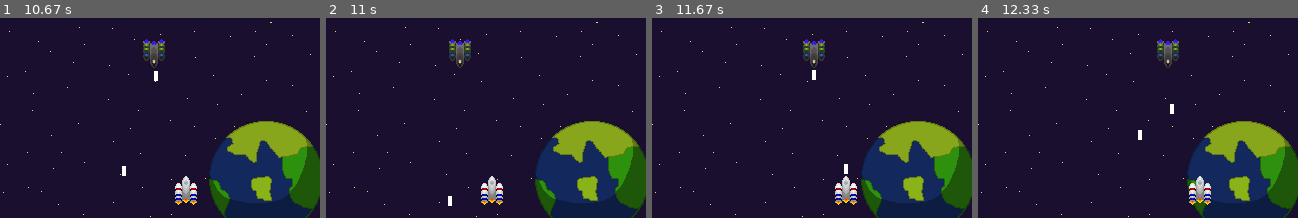
Above: before the commit, frames 1-4 (left to right).
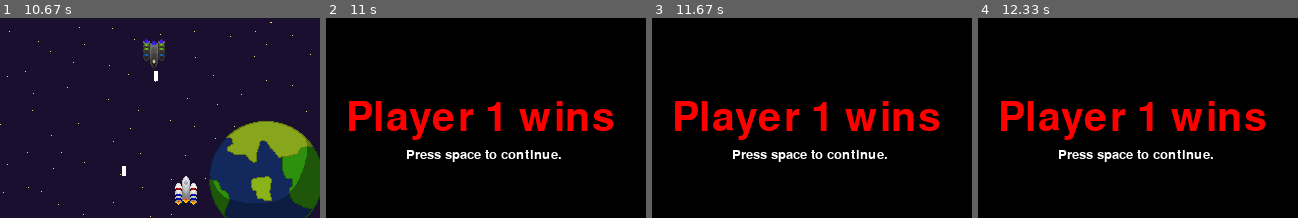
Above: after the commit, the same moments.

Repository: abrsc/M14IntroduccioPython
Game: pygame game, started from Pygame/menu.py
Two runs of this game, one before a commit and one after it. Both use one fixed random seed, a clock stepped at 60 frames per second and the inputs below.
Inputs:
- Up to frame 1 (10.67 s): tap 2 at 0.33 s; hold Left 0.67-1.2 s; hold Left 1.23-1.63 s; hold A 1.23-1.63 s; hold Up 1.67-2.03 s; hold W 1.67-2.03 s; hold Right 2.07-2.7 s; hold D 2.07-2.7 s; hold Left 2.73-3.2 s; hold A 2.73-3.2 s; hold Right 3.23-3.7 s; hold D 3.23-3.7 s; hold Up 3.73-4.03 s; hold W 3.73-4.03 s; hold Right 4.07-4.53 s; hold D 4.07-4.53 s; hold Left 4.57-5.1 s; hold A 4.57-5.1 s; hold Left 5.13-5.53 s; hold A 5.13-5.53 s; hold Up 5.57-5.93 s; hold W 5.57-5.93 s; hold Right 5.97-6.6 s; hold D 5.97-6.6 s; hold Left 6.63-7.1 s; hold A 6.63-7.1 s; hold Right 7.13-7.6 s; hold D 7.13-7.6 s; hold Up 7.63-7.93 s; hold W 7.63-7.93 s; hold Right 7.97-8.43 s; hold D 7.97-8.43 s; hold Left 8.47-9 s; hold A 8.47-9 s; hold Left 9.03-9.43 s; hold A 9.03-9.43 s; hold Up 9.47-9.83 s; hold W 9.47-9.83 s; hold Right 9.87-10.5 s; hold D 9.87-10.5 s; hold Left from 10.53 s (still down); hold A from 10.53 s (still down)
- Up to frame 2 (11 s): keep holding Left; keep holding A
- Up to frame 3 (11.67 s): release Left at 11 s; release A at 11 s; hold Right 11.03-11.5 s; hold D 11.03-11.5 s; hold Up from 11.53 s (still down); hold W from 11.53 s (still down)
- Up to frame 4 (12.33 s): release Up at 11.83 s; release W at 11.83 s; hold Right from 11.87 s (still down); hold D from 11.87 s (still down)

Frame 1 is identical in both runs. In frame 2, 100% of the frame differs, in the area x 0-100%, y 0-100%; in frame 3, 100%; in frame 4, 100%.

Commit message:
Update menu.py

Diff:
--- a/Pygame/menu.py
+++ b/Pygame/menu.py
@@ -97,6 +97,8 @@
 
     if partida == True:
        BACKGROUND_IMAGE = 'Assets/fondo.png'
+       videsjugador1 = 3
+       videsjugador2 = 3
        while True:
     #contador
         current_time = pygame.time.get_ticks()
@@ -145,7 +147,8 @@
                 pantalla.blit(bala_imatge, bala) # si no ha sortit la dibuixa
             # Detectar col·lisions jugador 2:
             if player_rect2.colliderect(bala):  # si una bala toca al jugador1 (el seu rectangle)
-                print("BOOM 1!")
+                videsjugador2 -= 1
+                print("Queda", videsjugador2, "vides al jugador 2!")
                 bales_jugador1.remove(bala)  # eliminem la bala
                 # mostrem una explosió
                 # eliminem el jugador 1 (un temps)
@@ -160,11 +163,36 @@
                 pantalla.blit(bala_imatge, bala)
             # Detectar col·lisions jugador 1:
             if player_rect.colliderect(bala):  # si una bala toca al jugador1 (el seu rectangle)
-                print("BOOM 2!")
+                videsjugador1 -= 1
+                print("Queda", videsjugador1, "vides al jugador 1!")
                 bales_jugador2.remove(bala)  # eliminem la bala
                 # mostrem una explosió
                 # eliminem el jugador 1 (un temps)
                 # anotem punts al jugador 1
+        if videsjugador1 == 0 or videsjugador2 == 0:
+            score = True
+            while score:
+                for event in pygame.event.get():
+                    if event.type == pygame.QUIT:
+                        pygame.quit()
+                    if event.type == KEYDOWN:
+                        if event.key == K_SPACE:
+                            score = False
+                pantalla.fill((0,0,0))
+                if videsjugador1 == 0:
+                    TextPantalla(pantalla,None,60, "Player 2 wins", (255,0,0), (20,80))
+                    TextPantalla(pantalla,None,20, "Press space to continue.", (255,255,255), (80,130))
+                if videsjugador2 == 0:
+                    TextPantalla(pantalla,None,60, "Player 1 wins", (255,0,0), (20,80))
+                    TextPantalla(pantalla,None,20, "Press space to continue.", (255,255,255), (80,130))
+                pygame.display.update()
+            BACKGROUND_IMAGE = 'Assets/TitleScreen.png'
+            partida = False
+            menuprincipal()
+            break
+
+
+
 
         #dibuixar els jugadors:
         pantalla.blit(player_image, player_rect)
